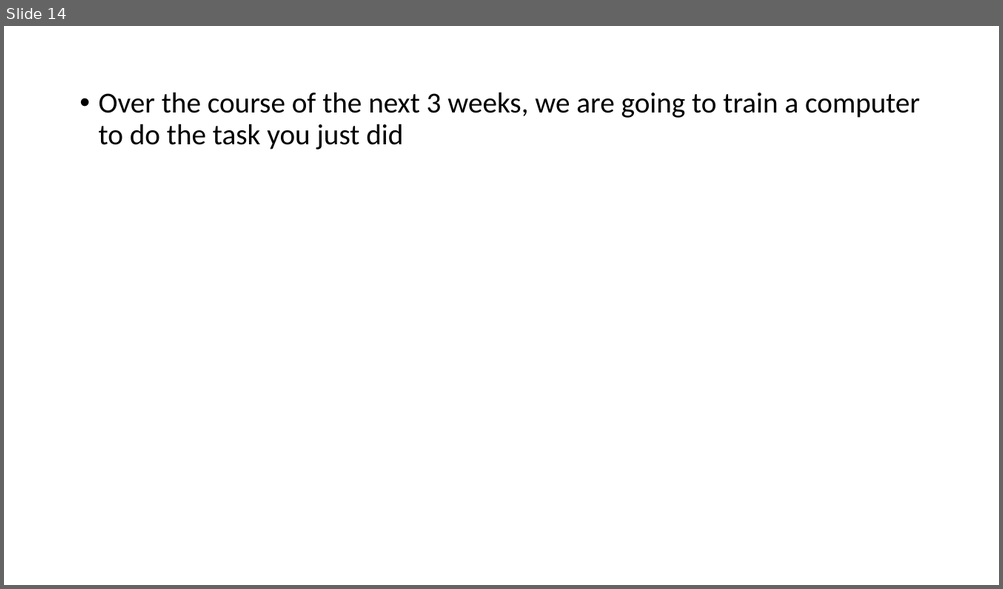
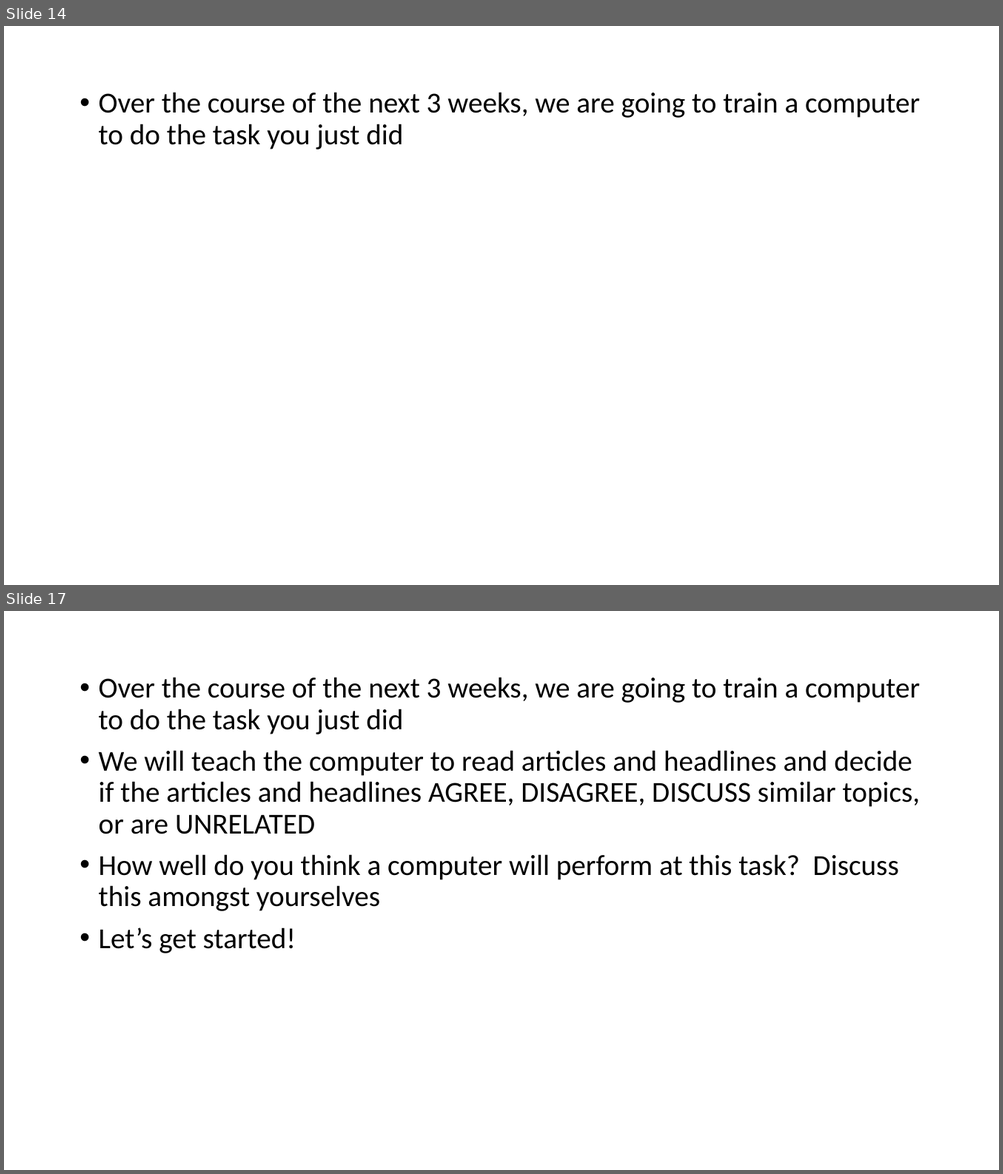
Before and after one commit to cchen23/AI4ALL_NLP, a slide deck: Slides/Day2_NLP_FakeNewsChallenge.pptx. Shown one above the other, each under a label of ours: slide 14 before the commit, slides 14 and 17 after it; the slides between them are not shown. The pictures are 1003x589 and 1003x1174 pixels, drawn with LibreOffice and Linux fonts; fonts in the diff are those of the drawing. Boxes give left, top, right and bottom in pixels: in the first picture for what was removed or moved away, otherwise in the second. Text is boxed around its words. In the diff, an @@ line names an element or a change of style, - is before the commit and + after.

```diff
--- a/Slides/Day2_NLP_FakeNewsChallenge.pptx
+++ b/Slides/Day2_NLP_FakeNewsChallenge.pptx
@@ slide 17 added at bbox=[4, 611, 999, 1170], background #FFFFFF @@
@@ text added at bbox=[99, 677, 920, 954], 28 pt, text #000000 @@
+• Over the course of the next 3 weeks, we are going to train a computer to do the task you just did
+• We will teach the computer to read articles and headlines and decide if the articles and headlines AGREE, DISAGREE, DISCUSS similar topics, or are UNRELATED
+• How well do you think a computer will perform at this task? Discuss this amongst yourselves
+• Let’s get started!
```
Also in this commit, not shown: 3 slides changed.
